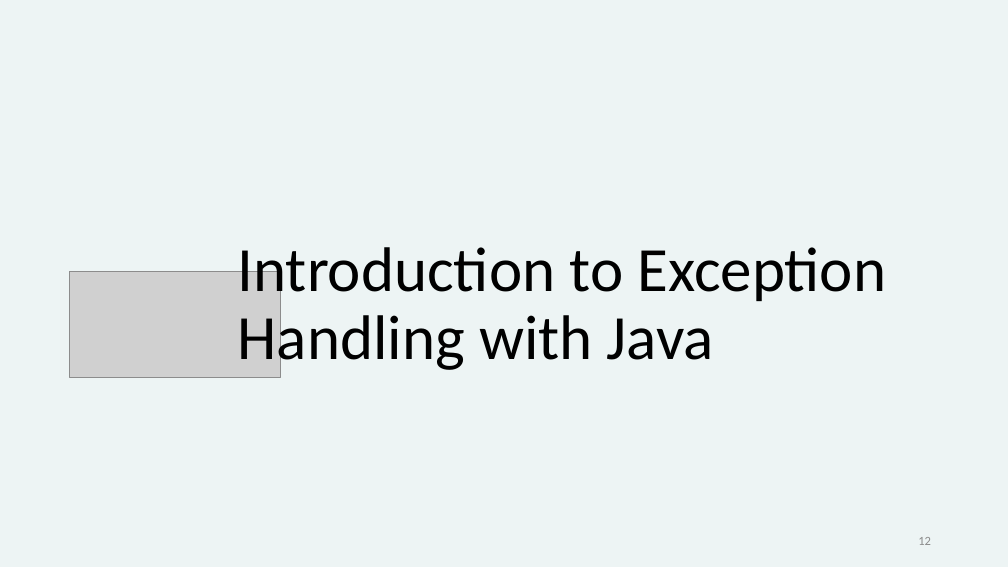
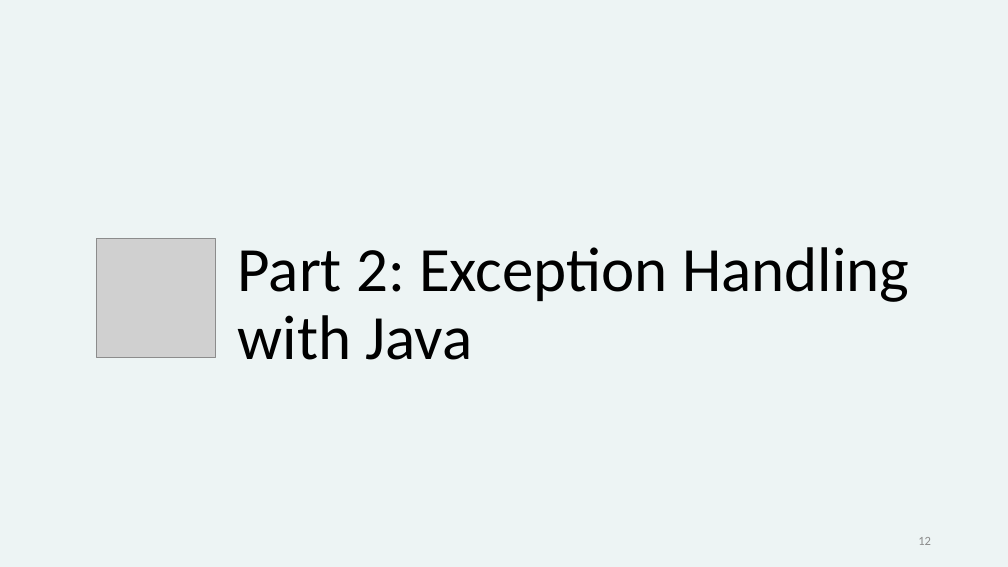
Before and after one commit to steliosot/java_exceptions_tutorial, a slide deck: slide 12 of Exceptions short tutorial.pptx. Drawn at 1008x567 pixels with LibreOffice and Linux fonts; fonts in the diff are those of the drawing; grey boxes stand for pictures. Boxes give left, top, right and bottom in pixels: in the first picture for what was removed or moved away, otherwise in the second. Text is boxed around its words. In the diff, an @@ line names an element or a change of style, - is before the commit and + after.

```diff
--- a/Exceptions short tutorial.pptx
+++ b/Exceptions short tutorial.pptx
@@ picture added at (97, 238, 216, 357) @@
@@ title at (238, 247, 909, 360): text changed @@
-Introduction to Exception Handling with Java
+Part 2: Exception Handling with Java
@@ picture removed at (70, 271, 281, 377) @@
```
Also in this commit, not shown: 15 other slides changed, 1 slide added, 2 other files.
